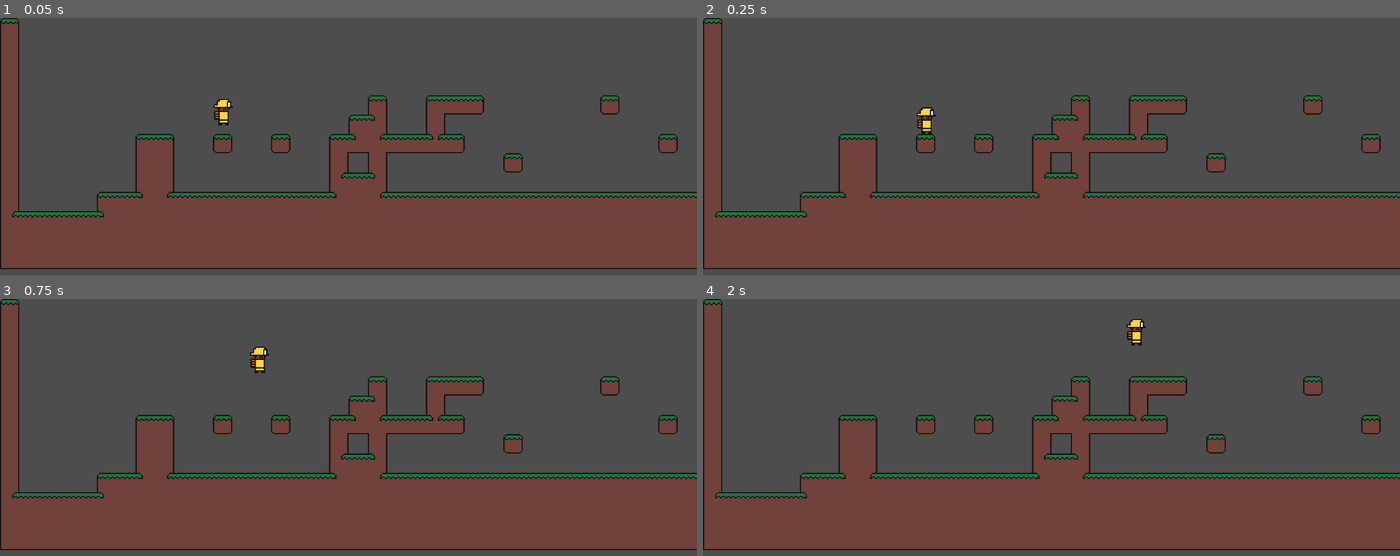
Above: before the commit, frames 1-4 (two rows, left to right).
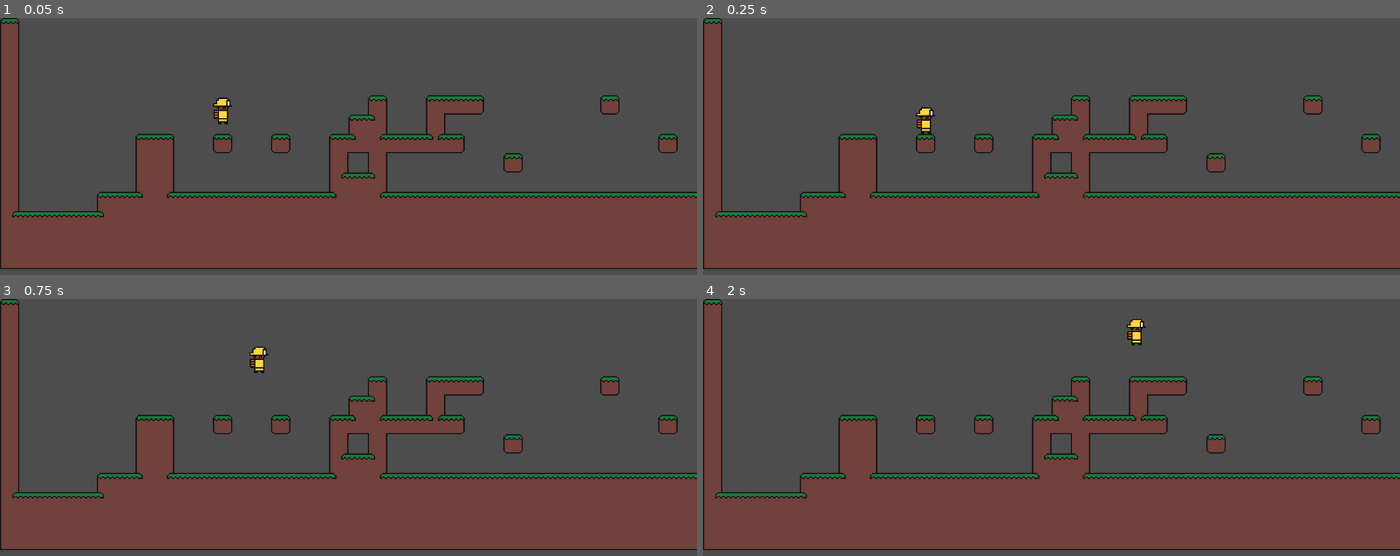
Above: after the commit, the same moments.

Repository: noah-eben/Nature-Rescue-Game
Game: Godot game, scene res://scenes/level_zero.tscn
Same seed, same stepped clock (60 frames per second), same inputs: the game is played once before the commit and once after it. The project has no main scene, so this scene is started directly.
Inputs (mouse positions are in pixels of both pictures, inside the frame that each line leads up to):
- Up to frame 1 (0.05 s): no input
- Up to frame 2 (0.25 s): no input
- Up to frame 3 (0.75 s): tap Enter (ui_accept) at 0.5 s; move the mouse to (501, 473) at 0.52 s; hold Right (ui_right) from 0.53 s (still down)
- Up to frame 4 (2 s): keep holding Right (ui_right); tap Enter (ui_accept) at 0.77, 1.52 s; move the mouse to (912, 514) at 1.27 s

The runs differ from the first frame. In frame 1, 0.1% of the frame differs, in the area x 30-34%, y 30-42%; in frame 2, less than 0.1%; in frame 3, less than 0.1%; in frame 4, nothing differs.

Commit message:
Redrew Level Zero map

Diff:
--- a/scenes/level_zero.tscn
+++ b/scenes/level_zero.tscn
@@ -401,4 +401,4 @@
 tile_set = SubResource("TileSet_a0gos")
 
 [node name="Firefighter" parent="." instance=ExtResource("2_buf0d")]
-position = Vector2(369, 155)
+position = Vector2(368, 153)
